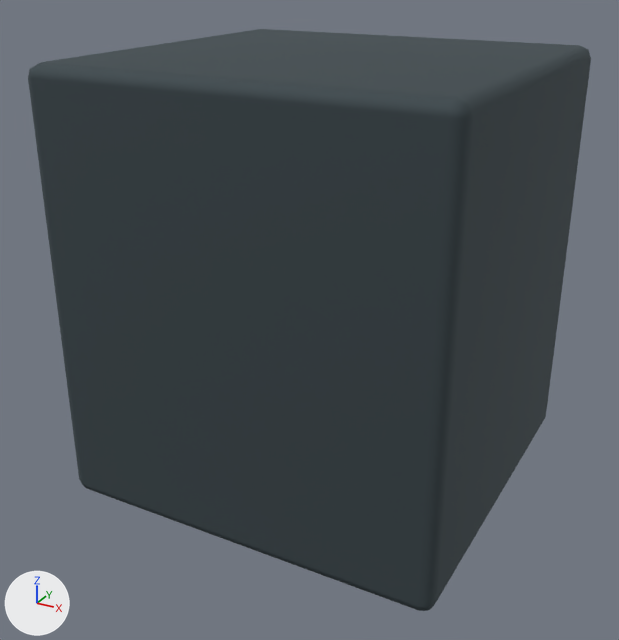
The Blender file tools/godot-campaign/structure-art/blend/gate-shaft-0.blend, before and after one commit.
Both versions are drawn from a camera (50 mm lens) standing at (0.862, -1.661, 1.2) and looking at (-0.018, -0.06, 0.4). Arrows for +X, +Y and +Z are at lower left; the lights stay in place. The older version comes first.

The scene before the commit, as lines of its bpy script (objects in view):
```python
me_cube = bpy.data.meshes.new('Cube')
me_cube.from_pydata(...)  # 56 vertices, 54 faces; spans x -0.45..0.45, y 0.01..0.99, z -0.43..0.43
me_cube.materials.append(mat_gate_0)  # greyish cyan #49555a
me_cube_001 = bpy.data.meshes.new('Cube.001')
me_cube_001.from_pydata(...)  # 280 vertices, 270 faces; spans x -0.434..0.434, y 0.106..0.874, z -0.488..-0.413
me_cube_001.materials.append(mat_gate_1)  # grey #abb0a3
me_cube_003 = bpy.data.meshes.new('Cube.003')
me_cube_003.from_pydata(...)  # 56 vertices, 54 faces; spans x -0.235..0.235, y 0.175..0.805, z -0.458..-0.432
me_cube_003.materials.append(mat_gate_2)  # dark cyan #364a4e
me_cube_004 = bpy.data.meshes.new('Cube.004')
me_cube_004.from_pydata(...)  # 56 vertices, 54 faces; spans x -0.035..0.035, y 0.21..0.77, z -0.476..-0.454
me_cube_004.materials.append(mat_gate_3)  # orange #bd9867
ob_gate_0 = bpy.data.objects.new('gate_0', me_cube)
ob_gate_0.location = (0.0, 0.0, 0.0)
ob_gate_0.rotation_euler = (1.571, 0.0, 0.0)  # degrees (90, 0, 0)
ob_gate_1 = bpy.data.objects.new('gate_1', me_cube_001)
ob_gate_1.location = (0.0, 0.0, 0.0)
ob_gate_1.rotation_euler = (1.571, 0.0, 0.0)  # degrees (90, 0, 0)
ob_gate_2 = bpy.data.objects.new('gate_2', me_cube_003)
ob_gate_2.location = (0.0, 0.0, 0.0)
ob_gate_2.rotation_euler = (1.571, 0.0, 0.0)  # degrees (90, 0, 0)
ob_gate_3 = bpy.data.objects.new('gate_3', me_cube_004)
ob_gate_3.location = (0.0, 0.0, 0.0)
ob_gate_3.rotation_euler = (1.571, 0.0, 0.0)  # degrees (90, 0, 0)
```
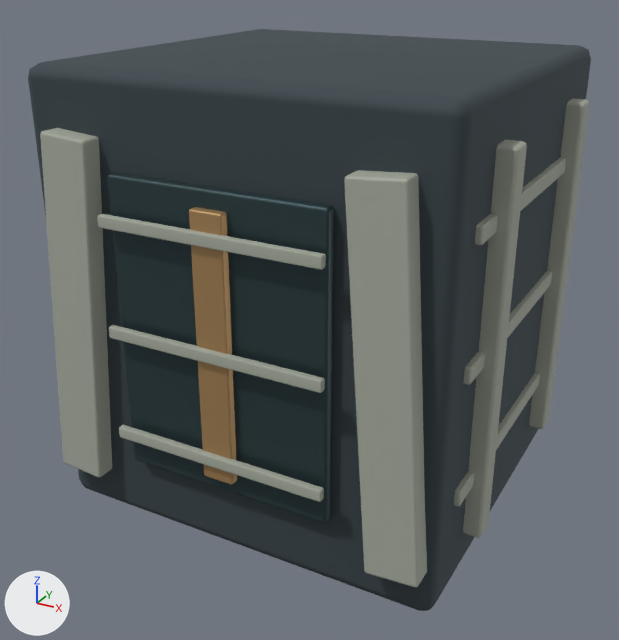
Boxes (x1, y1, x2, y2) around the edits, measured in the pictures (619 x 640 px):
'gate_1', reshaped (not visible before)
    after: (40, 99, 590, 587)
'gate_2', reshaped (not visible before)
    after: (107, 172, 334, 523)
'gate_3', reshaped (not visible before)
    after: (189, 207, 237, 485)
part 1 of me_cube_001, added
    after: (40, 128, 112, 477)
part 2 of me_cube_001, added
    after: (344, 170, 427, 587)
part 3 of me_cube_001, added
    after: (119, 425, 324, 502)
part 4 of me_cube_001, added
    after: (109, 325, 325, 393)
part 5 of me_cube_001, added
    after: (97, 214, 326, 270)
part 6 of me_cube_001, added
    after: (454, 99, 590, 538)

The edits, one by one:
me_cube_001 is used by ob_gate_1; location (0.0, 0.0, 0.0); rotation (1.571, 0.0, 0.0), in degrees (90, 0, 0).
me_cube_001 had 280 vertices, 270 faces and spanned x -0.434..0.434, y 0.106..0.874, z -0.488..-0.413.
me_cube_001 now has 1120 vertices, 1080 faces and spans x -0.487..0.487, y 0.105..0.895, z -0.488..0.488.
me_cube_001 part 1: the loose piece of 56 vertices spanning x -0.434..-0.269, y 0.106..0.874, z -0.473..-0.413 is copied, and the copy is moved by (0.0, 0.0, 0.886); it spans x -0.434..-0.269, y 0.106..0.874, z 0.413..0.473.
me_cube_001 part 2: the loose piece of 56 vertices spanning x 0.269..0.434, y 0.106..0.874, z -0.473..-0.413 is copied, and the copy is moved by (0.0, 0.0, 0.886); it spans x 0.269..0.434, y 0.106..0.874, z 0.413..0.473.
me_cube_001 part 3: the loose piece of 56 vertices spanning x -0.24..0.24, y 0.247..0.272, z -0.488..-0.472 is copied, and the copy is moved by (0.0, 0.0, 0.96); it spans x -0.24..0.24, y 0.247..0.272, z 0.472..0.488.
me_cube_001 part 4: the loose piece of 56 vertices spanning x -0.24..0.24, y 0.478..0.502, z -0.488..-0.472 is copied, and the copy is moved by (0.0, 0.0, 0.96); it spans x -0.24..0.24, y 0.478..0.502, z 0.472..0.488.
me_cube_001 part 5: the loose piece of 56 vertices spanning x -0.24..0.24, y 0.708..0.733, z -0.488..-0.472 is copied, and the copy is moved by (0.0, 0.0, 0.96); it spans x -0.24..0.24, y 0.708..0.733, z 0.472..0.488.
me_cube_001 part 6: 280 vertices added at x 0.417..0.487, y 0.105..0.895, z -0.345..0.345.
Other edits to the shape of me_cube_001 do not show in these pictures.
me_cube_003 is used by ob_gate_2; location (0.0, 0.0, 0.0); rotation (1.571, 0.0, 0.0), in degrees (90, 0, 0).
me_cube_003 had 56 vertices, 54 faces and spanned x -0.235..0.235, y 0.175..0.805, z -0.458..-0.432.
me_cube_003 now has 112 vertices, 108 faces and spans x -0.235..0.235, y 0.175..0.805, z -0.458..0.458.
me_cube_003 part 7: the loose piece of 56 vertices spanning x -0.235..0.235, y 0.175..0.805, z -0.458..-0.432 is copied, and the copy is moved by (0.0, 0.0, 0.89); it spans x -0.235..0.235, y 0.175..0.805, z 0.432..0.458.
me_cube_004 is used by ob_gate_3; location (0.0, 0.0, 0.0); rotation (1.571, 0.0, 0.0), in degrees (90, 0, 0).
me_cube_004 had 56 vertices, 54 faces and spanned x -0.035..0.035, y 0.21..0.77, z -0.476..-0.454.
me_cube_004 now has 112 vertices, 108 faces and spans x -0.035..0.035, y 0.21..0.77, z -0.476..0.476.
me_cube_004 part 8: the loose piece of 56 vertices spanning x -0.035..0.035, y 0.21..0.77, z -0.476..-0.454 is copied, and the copy is moved by (0.0, 0.0, 0.93); it spans x -0.035..0.035, y 0.21..0.77, z 0.454..0.476.
